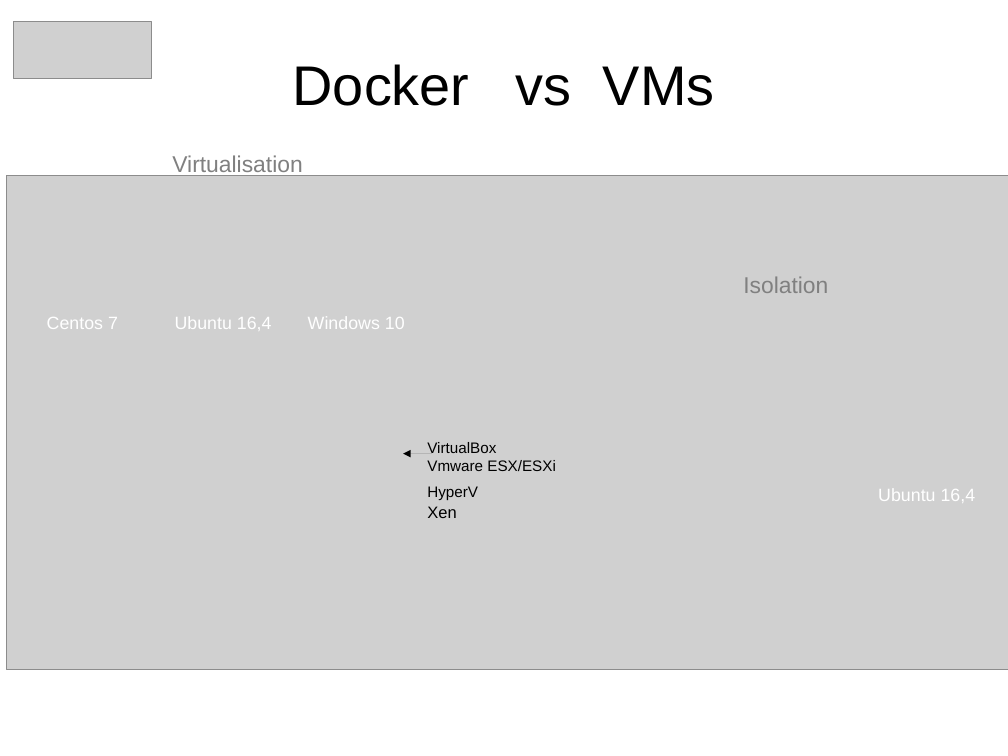
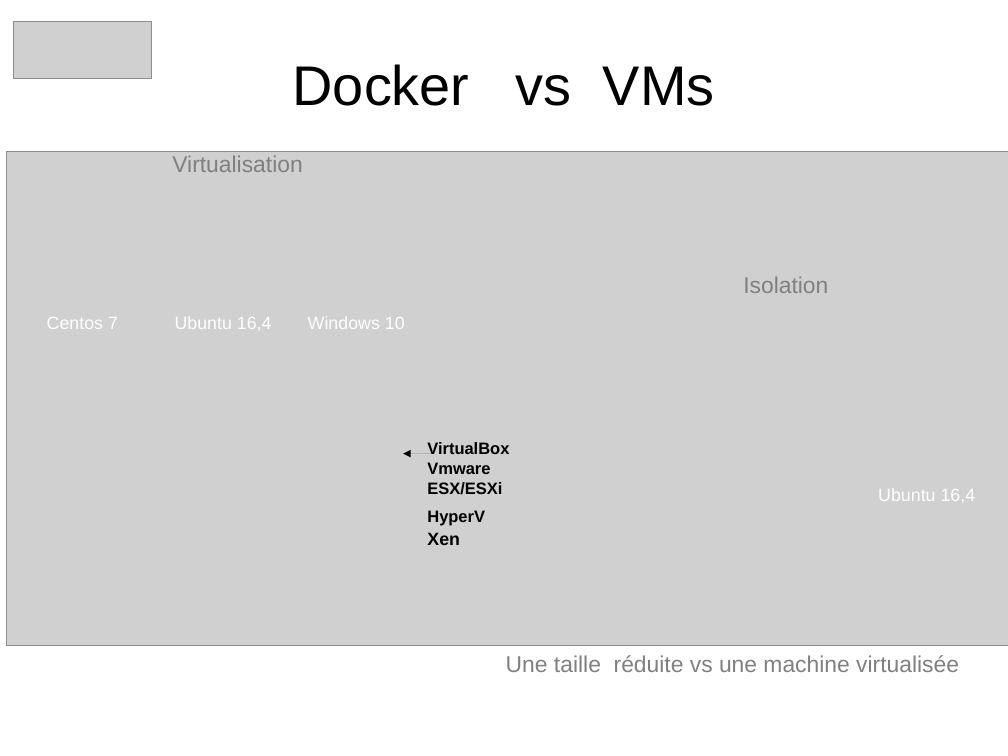
Before and after one commit to heylve/current, a slide deck: slide 2 of Rencontre_devs/docker_dev_conf_20_11_2017.odp. Drawn at 1008x756 pixels with LibreOffice and Linux fonts; fonts in the diff are those of the drawing; grey boxes stand for pictures. Boxes give left, top, right and bottom in pixels: in the first picture for what was removed or moved away, otherwise in the second. Text is boxed around its words. In the diff, an @@ line names an element or a change of style, - is before the commit and + after.

Commit message:
pres docker

```diff
--- a/Rencontre_devs/docker_dev_conf_20_11_2017.odp
+++ b/Rencontre_devs/docker_dev_conf_20_11_2017.odp
@@ picture: place and size @@
-picture at [6,176,1008,670]
+picture at [6,151,1008,645]
@@ text "VirtualBox" at [427,442,509,545]: size 12 to 13 pt, bold on; size 13 to 14 pt in "Xen" @@
@@ text added at [506,655,959,672], 18 pt, text #808080 @@
+Une taille réduite vs une machine virtualisée
```
Also in this commit, not shown: 1 other slide changed, 1 slide added, 1 slide removed.
